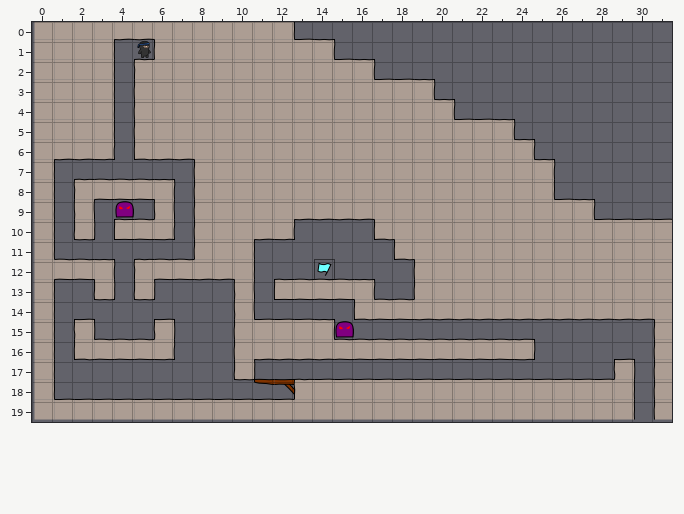
Tiled map -- levelconverter/maps/n12.tmx. The picture above was drawn from the file before the commit.
Cells are 40x40 px. Shown: x 0..31, y 0..19.
The result:
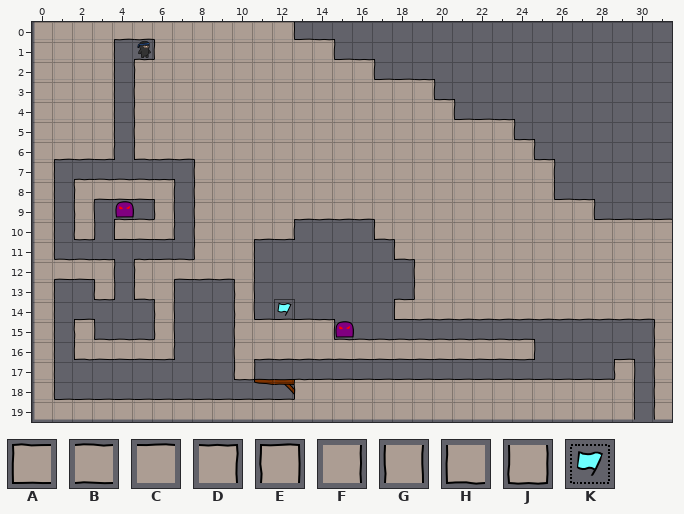
Key: from "tiles6_gapped": A 0, B 1, C 7, D 8, E 9, F 14, G 15, H 18, J 21, K 47.
_ is an empty cell.
The exact change:
Layer "bg":
y 12: x 6 B -> C; x 14 K -> _
y 13: x 5..6 J_ -> HF; x 12..16 ABBBD -> _____
y 14: x 6 _ -> G; x 12 _ -> K; x 16..18 HBB -> __A
y 15: x 6 E -> G
Pixel boxes of the changes (left, top, right, bottom) in both pictures:
changed: (133, 258, 176, 338)
changed: (273, 259, 414, 321)
